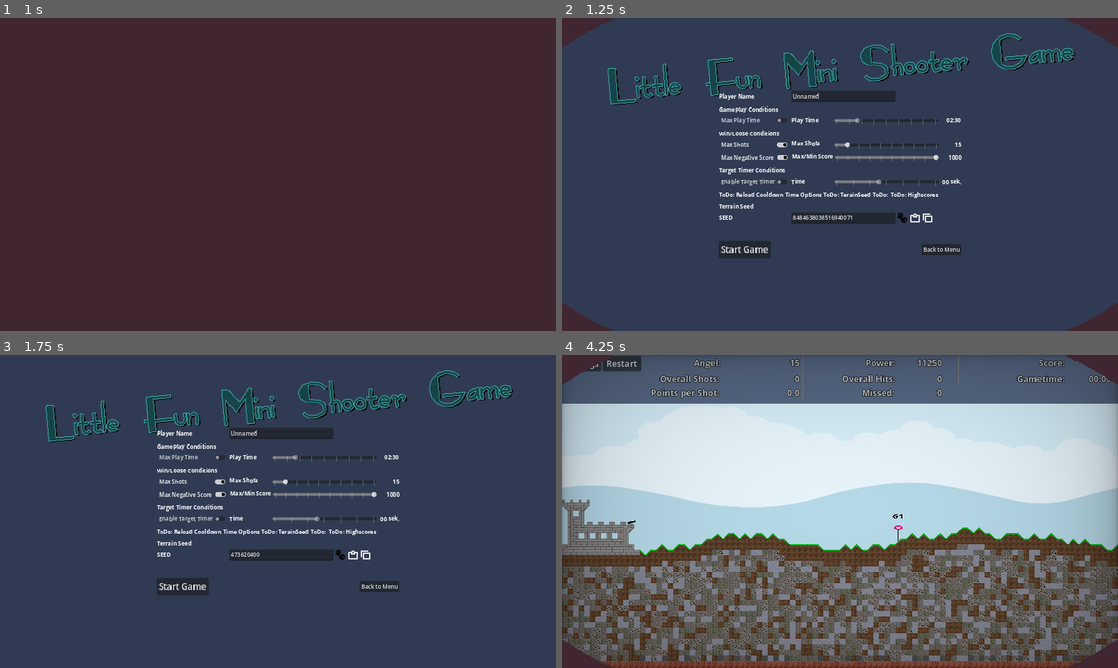
Above: before the commit, frames 1-4 (two rows, left to right).
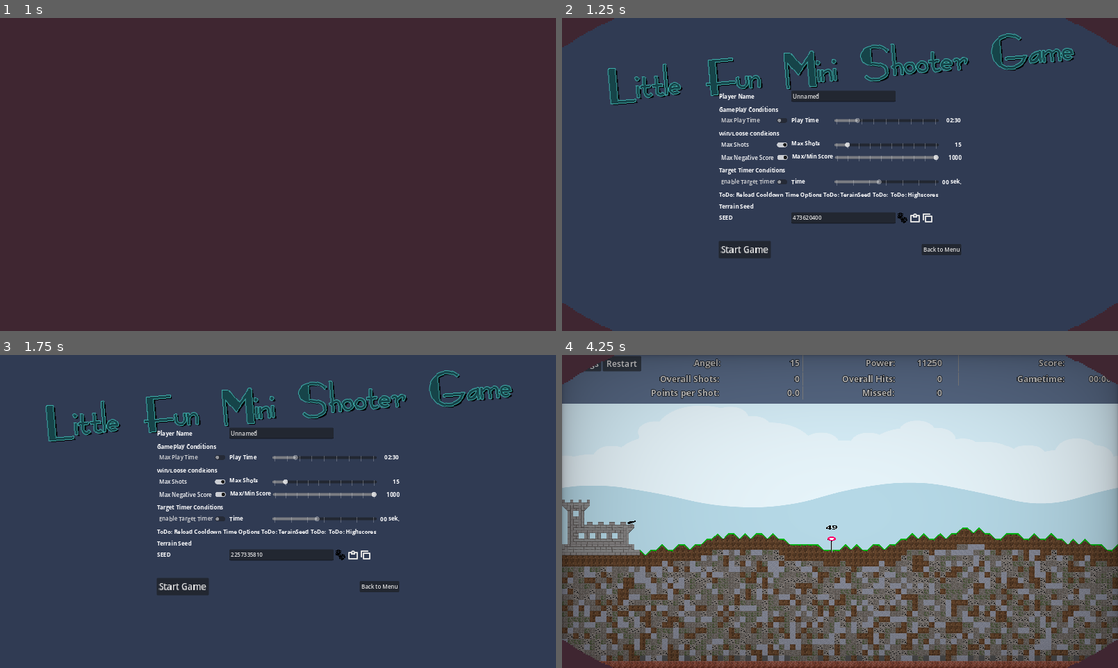
Above: after the commit, the same moments.

Repository: Coding-4Fun/Just4Fun_Mini_Shootergame
Game: Godot game, scene res://UI/MainMenuUI/MainMenuUI.tscn
Two runs of this game, one before a commit and one after it. Both use one fixed random seed, a clock stepped at 60 frames per second and the inputs below.
Inputs (mouse positions are in pixels of both pictures, inside the frame that each line leads up to):
- Up to frame 1 (1 s): click "Play" at 0.5 s
- Up to frame 2 (1.25 s): no input
- Up to frame 3 (1.75 s): click (339, 555) at 1.25 s
- Up to frame 4 (4.25 s): click "Max Play Time" at 2 s; click "Max Play Time" at 2.75 s; click "Start Game" at 3.5 s

Frame 1 is identical in both runs. In frame 2, less than 0.1% of the frame differs, in the area x 41-53%, y 63-65%; in frame 3, less than 0.1%; in frame 4, less than 0.1%, in the area x 47-62%, y 50-64%.
Error in both runs: Attempt to call function 'get_as_text' in base 'null instance' on a null instance. (res://Globals/GameConfig/config.gd:78)

Commit message:
Chg: change initial text to generated number

Diff:
--- a/UI/GameSettingsDialog/game_settings.gd
+++ b/UI/GameSettingsDialog/game_settings.gd
@@ -29,12 +29,12 @@
 	tex_butt_copy_seed.pressed.connect(_on_tex_butt_copy_seed)
 	tex_butt_paste_seed.pressed.connect(_on_tex_butt_paste_seed)
 
-	line_edit_generate_random_seed.text = str(Preloads.rng.state)
+	line_edit_generate_random_seed.text = str(Preloads.rng.randi())
 	#Config.get_configdata_value("GameRandom")
 
 	print("GameSettings -> RandomSeedGenerator: Seed -> %s" % str(Preloads.rng.seed))
 	print("GameSettings -> RandomSeedGenerator: State -> %s" % str(Preloads.rng.state))
-	print("GameSettings -> RandomSeedGenerator: Hash -> %s" % str(hash(Preloads.rng.seed)))
+	print("GameSettings -> RandomSeedGenerator: Hash -> %s" % str(hash(Preloads.rng.state)))
 	pass # Replace with function body.
 
 
@@ -87,7 +87,6 @@
 	print("RandomSeedGenerator: Number -> %s" % line_edit_generate_random_seed.text)
 	print("RandomSeedGenerator: Seed -> %s" % str(Preloads.rng.seed))
 	print("RandomSeedGenerator: State -> %s" % str(Preloads.rng.state))
-	print("RandomSeedGenerator: Hash -> %s" % str(hash(Preloads.rng.seed)))
 	pass
 
 
